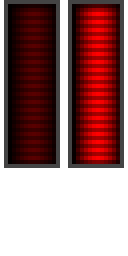
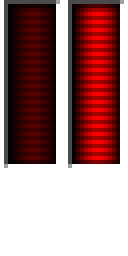
Two versions of the same layered image (w=128, h=256). Layer-by-layer changes:
added layer "Layer 2" above "Light" over [4, 0, 124, 168]
